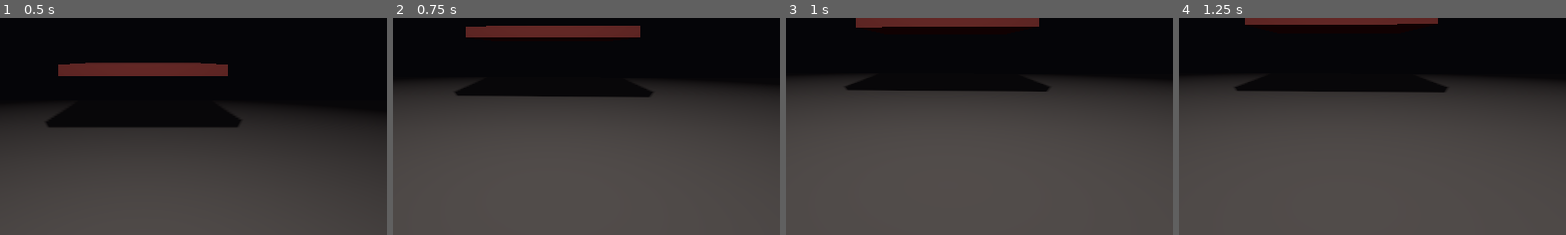
Above: before the commit, frames 1-4 (left to right).
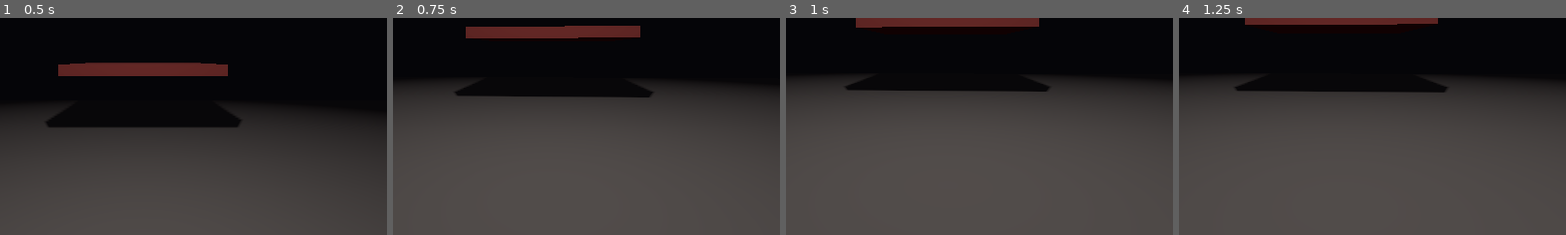
Above: after the commit, the same moments.

Repository: Iamax3/Jogo-
Game: Godot game, scene res://scenes/levels/player_sandbox.tscn
Same seed, same stepped clock (60 frames per second), same inputs: the game is played once before the commit and once after it.
Inputs (mouse positions are % of the whole screen's width and height, from its top left):
- Up to frame 1 (0.5 s): no input
- Up to frame 2 (0.75 s): tap Enter at 0.5 s; move the mouse to (49, 52) at 0.52 s; hold W (move_forward) from 0.53 s (still down); hold Ctrl (crouch) from 0.53 s (still down)
- Up to frame 3 (1 s): keep holding W (move_forward); keep holding Ctrl (crouch)
- Up to frame 4 (1.25 s): keep holding W (move_forward); keep holding Ctrl (crouch)
The pictures show only the part of the screen within x 32-81%, y 41-90%; the shares and areas given below are measured in that part.

Frame 1 is identical in both runs. In frame 2, 0.2% of the frame differs, in the area x 18-48%, y 3-10%; in frame 3, nothing differs; in frame 4, nothing differs.

Commit message:
T-101: ajustes da revisão do Codex no jogador
- Clique só recaptura o mouse com o jogador ativo (respeita input_enabled).
- step_distance limitado no Inspetor (0,2 a 3 m) e protegido no script.
- Parar e voltar a andar não conta passo antecipado: o balanço da câmera
  some suavemente, sem mexer na contagem de passos.

Co-Authored-By: Claude Opus 5.5 <noreply@anthropic.com>
Claude-Session: https://claude.ai/code/session_01XLKs7HhnRkBMTdSusAVd5Y

Diff:
--- a/scripts/player/player.gd
+++ b/scripts/player/player.gd
@@ -42,7 +42,7 @@
 
 @export_group("Passos")
 ## Distância entre um passo e outro, em metros. Maior = passos mais pesados.
-@export var step_distance: float = 0.85
+@export_range(0.2, 3.0, 0.05) var step_distance: float = 0.85
 ## Liga ou desliga o balanço da câmera ao andar.
 @export var head_bob_enabled: bool = true
 ## Quanto a câmera desce a cada passo, em metros.
@@ -64,6 +64,7 @@
 var _eye_height: float = 1.6
 var _step_progress: float = 0.0
 var _steps_taken: int = 0
+var _bob_weight: float = 0.0
 var _gravity: float = ProjectSettings.get_setting("physics/3d/default_gravity")
 
 @onready var head: Node3D = $Head
@@ -85,7 +86,8 @@
 		return
 
 	if event is InputEventMouseButton and event.pressed:
-		if Input.mouse_mode != Input.MOUSE_MODE_CAPTURED:
+		# Só recaptura o mouse quando o jogador está ativo (não em conversas e menus).
+		if input_enabled and Input.mouse_mode != Input.MOUSE_MODE_CAPTURED:
 			Input.mouse_mode = Input.MOUSE_MODE_CAPTURED
 		return
 
@@ -150,19 +152,20 @@
 func _update_steps_and_bob(delta: float) -> void:
 	var horizontal_speed: float = Vector2(velocity.x, velocity.z).length()
 	var moving: bool = is_on_floor() and horizontal_speed > 0.3
+	# Protege contra valores inválidos vindos do Inspetor.
+	var step_length: float = maxf(step_distance, 0.05)
 
+	# A distância só avança andando; parado, nada é contado.
 	if moving:
 		_step_progress += horizontal_speed * delta
-		var steps_now: int = floori(_step_progress / step_distance)
+		var steps_now: int = floori(_step_progress / step_length)
 		if steps_now > _steps_taken:
 			_steps_taken = steps_now
 			stepped.emit()
-	else:
-		# Volta suavemente para o fim do passo atual, sem contar um passo novo.
-		var rest: float = ceilf(_step_progress / step_distance) * step_distance
-		_step_progress = move_toward(_step_progress, rest, horizontal_speed * delta + 0.5 * delta)
 
+	# O balanço da câmera some suavemente ao parar, sem mexer na contagem de passos.
+	_bob_weight = move_toward(_bob_weight, 1.0 if moving else 0.0, 4.0 * delta)
 	var bob: float = 0.0
 	if head_bob_enabled:
-		bob = absf(sin(_step_progress / step_distance * PI)) * head_bob_amount
+		bob = absf(sin(_step_progress / step_length * PI)) * head_bob_amount * _bob_weight
 	head.position.y = _eye_height - bob
